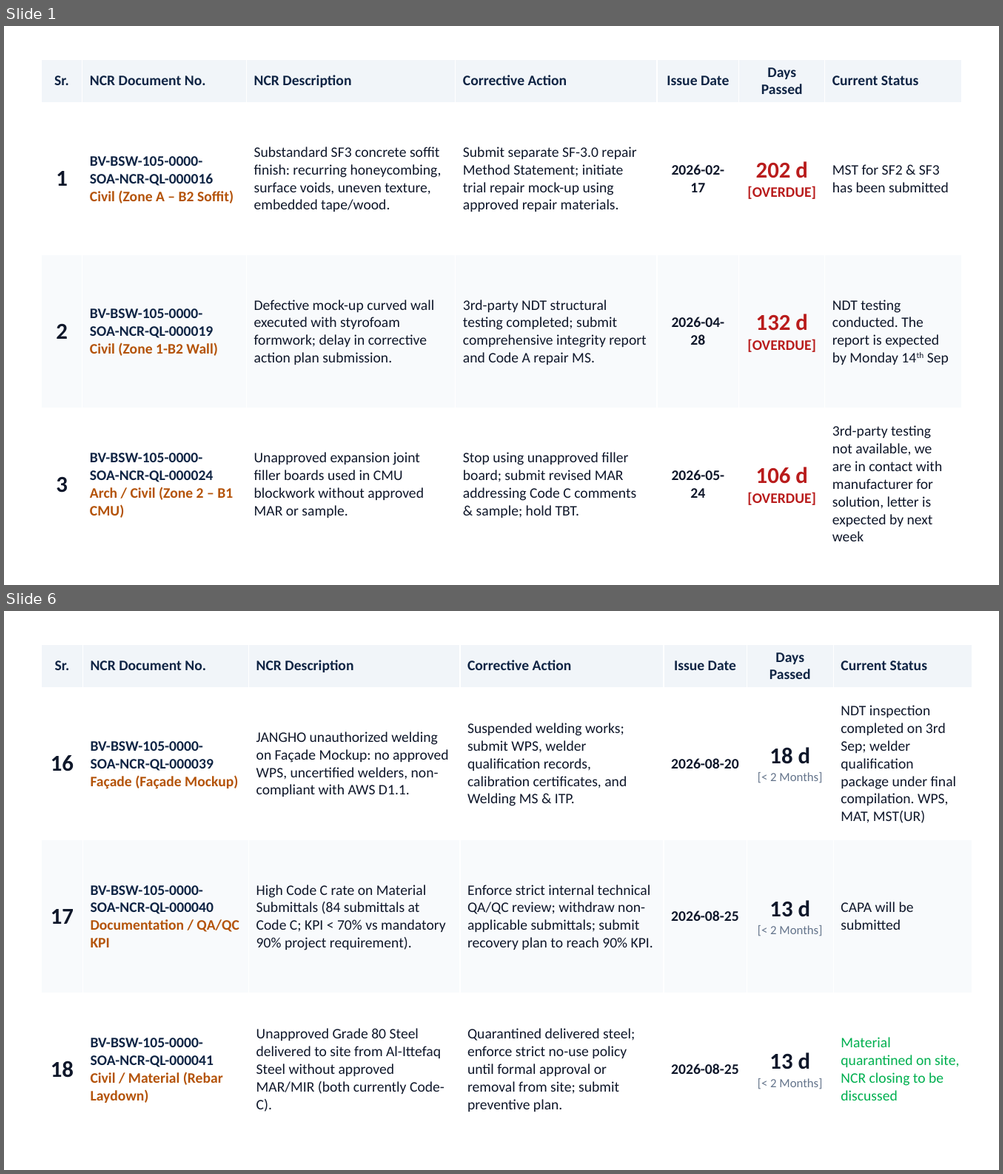
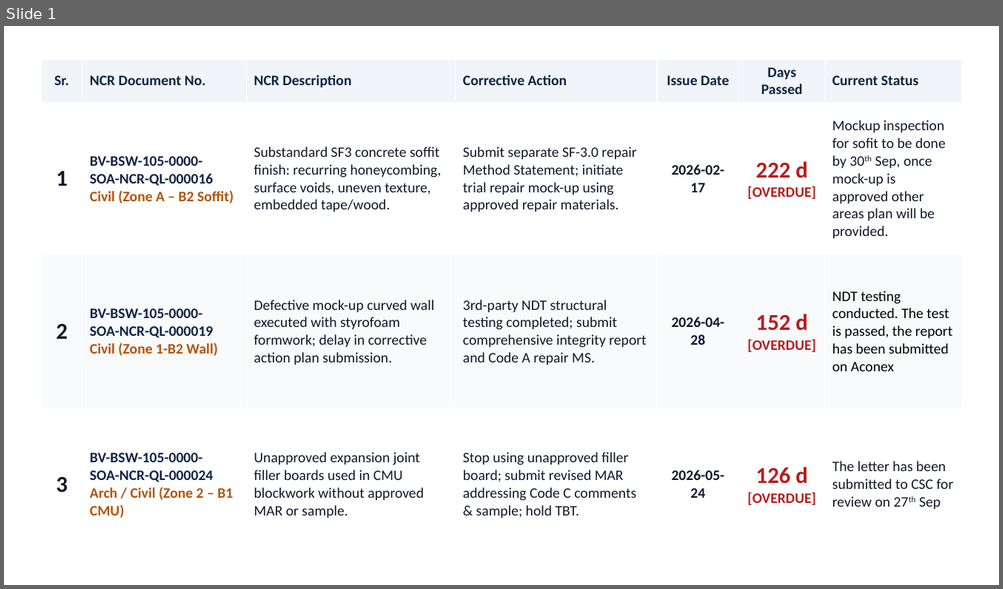
Before and after one commit to ECM895/QC-Dashboard, a slide deck: auto_logs/Open NCRs (updated).pptx. Shown one above the other, each under a label of ours: slides 1 and 6 before the commit, slide 1 after it; the slides between them are not shown. The pictures are 1003x1174 and 1003x589 pixels, drawn with LibreOffice and Linux fonts; fonts in the diff are those of the drawing. Boxes give left, top, right and bottom in pixels: in the first picture for what was removed or moved away, otherwise in the second. Text is boxed around its words. In the diff, an @@ line names an element or a change of style, - is before the commit and + after.

```diff
--- a/auto_logs/Open NCRs (updated).pptx
+++ b/auto_logs/Open NCRs (updated).pptx
@@ slide 6 removed at bbox=[4, 611, 999, 1170], background #FFFFFF @@
@@ rectangle removed at bbox=[4, 611, 999, 1170] @@
@@ table removed at bbox=[41, 644, 971, 1146], 4 rows, 7 columns @@
-Sr. | NCR Document No. | NCR Description | Corrective Action | Issue Date | Days Passed | Current Status
-16 | BV-BSW-105-0000- SOA-NCR-QL-000039 / Façade (Façade Mockup) | JANGHO unauthorized welding on Façade Mockup: no approved WPS, uncertified welders, non-compliant with AWS D1.1. | Suspended welding works; submit WPS, welder qualification records, calibration certificates, and Welding MS & ITP. | 2026-08-20 | 18 d / [< 2 Months] | NDT inspection completed on 3rd Sep; welder qualification package under final compilation. WPS, MAT, MST(UR)
-17 | BV-BSW-105-0000- SOA-NCR-QL-000040 / Documentation / QA/QC KPI | High Code C rate on Material Submittals (84 submittals at Code C; KPI < 70% vs mandatory 90% project requirement). | Enforce strict internal technical QA/QC review; withdraw non-applicable submittals; submit recovery plan to reach 90% KPI. | 2026-08-25 | 13 d / [< 2 Months] | CAPA will be submitted
-18 | BV-BSW-105-0000- SOA-NCR-QL-000041 / Civil / Material (Rebar Laydown) | Unapproved Grade 80 Steel delivered to site from Al-Ittefaq Steel without approved MAR/MIR (both currently Code-C). | Quarantined delivered steel; enforce strict no-use policy until formal approval or removal from site; submit preventive plan. | 2026-08-25 | 13 d / [< 2 Months] | Material quarantined on site, NCR closing to be discussed
@@ slide 1 changed as well @@
@@ table at bbox=[41, 59, 962, 561] @@
-row 2, column 6: 202 d / [OVERDUE]
+row 2, column 6: 222 d / [OVERDUE]
-row 2, column 7: MST for SF2 & SF3 has been submitted
+row 2, column 7: Mockup inspection for sofit to be done by 30th Sep, once mock-up is approved other areas plan will be provided.
-row 3, column 6: 132 d / [OVERDUE]
+row 3, column 6: 152 d / [OVERDUE]
-row 3, column 7: NDT testing conducted. The report is expected by Monday 14th Sep
+row 3, column 7: NDT testing conducted. The test is passed, the report has been submitted on Aconex
-row 4, column 6: 106 d / [OVERDUE]
+row 4, column 6: 126 d / [OVERDUE]
-row 4, column 7: 3rd-party testing not available, we are in contact with manufacturer for solution, letter is expected by next week
+row 4, column 7: The letter has been submitted to CSC for review on 27th Sep
```
Also in this commit, not shown: 6 other slides changed, 1 slide added, 3 other files.
